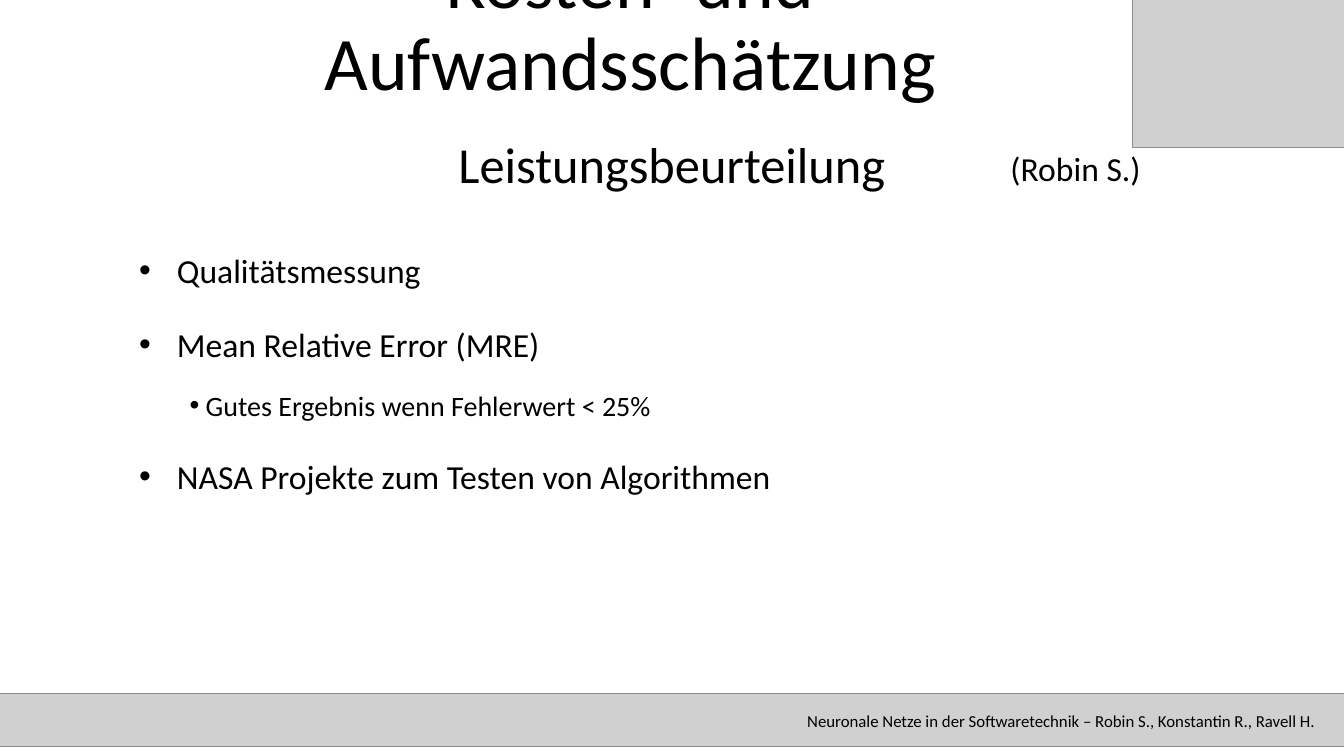
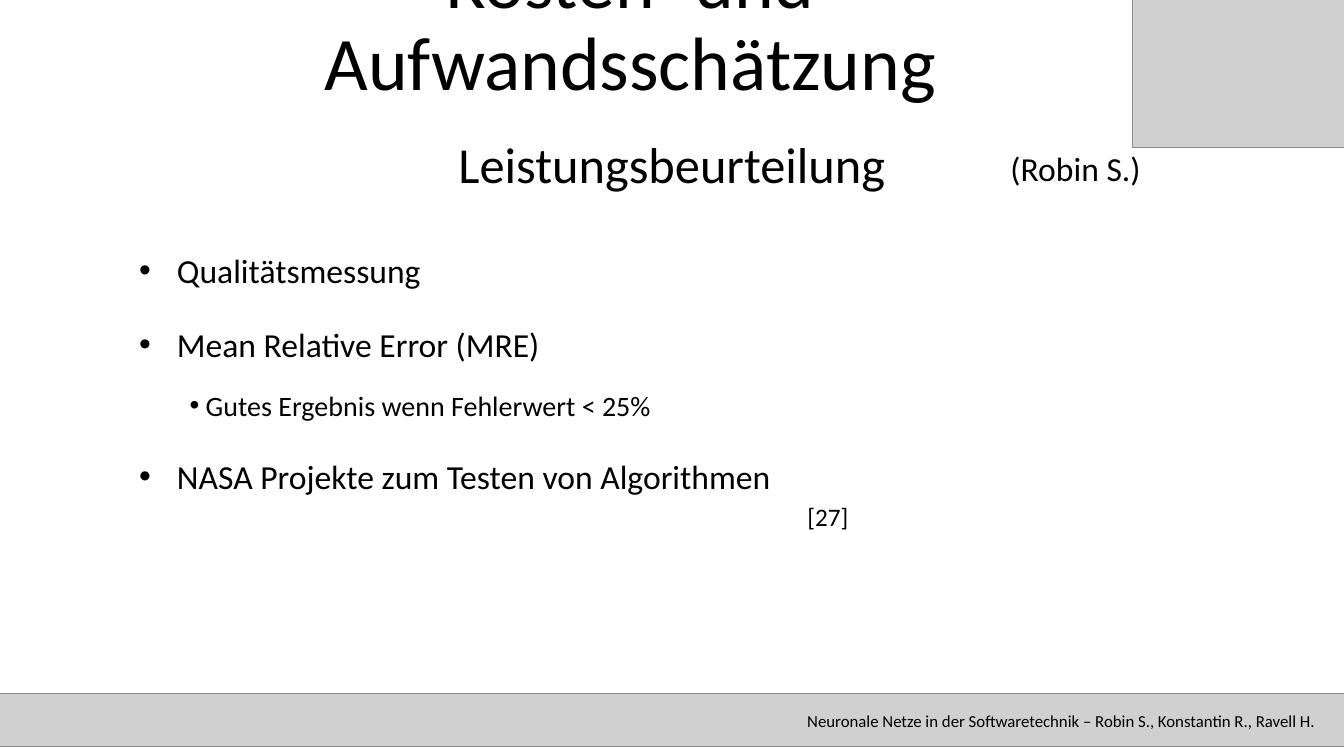
Before and after one commit to RavellHeerdegen/SATElite, a slide deck: slide 26 of SATPräsiMitBezeichnerUndRefs.pptx (slide 23 before the commit). Drawn at 1344x756 pixels with LibreOffice and Linux fonts; fonts in the diff are those of the drawing; grey boxes stand for pictures. Boxes give left, top, right and bottom in pixels: in the first picture for what was removed or moved away, otherwise in the second. Text is boxed around its words. In the diff, an @@ line names an element or a change of style, - is before the commit and + after.

```diff
--- a/SATPräsiMitBezeichnerUndRefs.pptx
+++ b/SATPräsiMitBezeichnerUndRefs.pptx
@@ text added at (807, 507, 848, 530), 18 pt, text #000000 @@
+[27]
```
Also in this commit, not shown: 8 other slides changed, 3 slides added, 2 other files.
